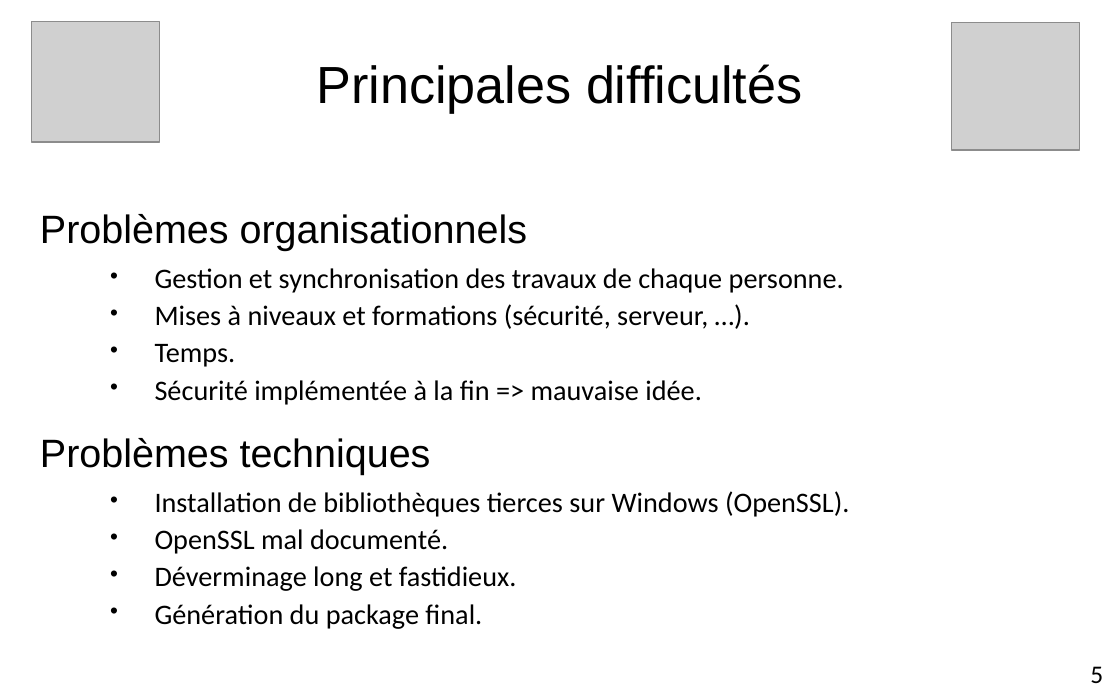
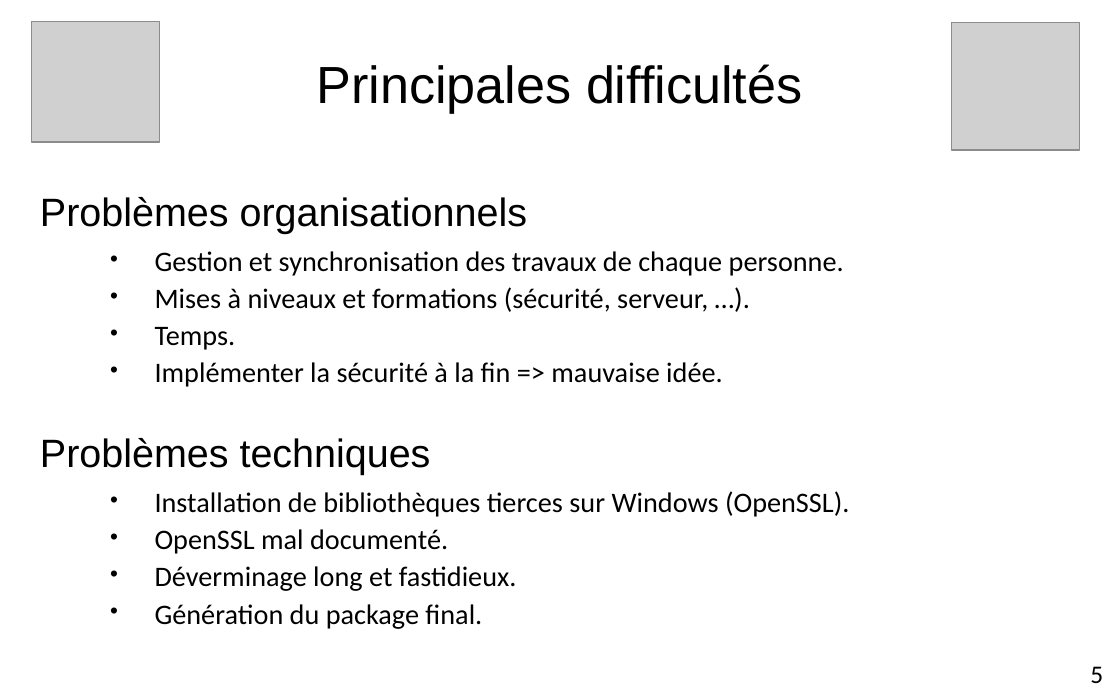
Before and after one commit to edri/ProjetChat2015, a slide deck: slide 6 of Documentation/Présentation/Projet de semestre.pptx. Drawn at 1120x700 pixels with LibreOffice and Linux fonts; fonts in the diff are those of the drawing; grey boxes stand for pictures; background and template pictures are left out. Boxes give left, top, right and bottom in pixels: in the first picture for what was removed or moved away, otherwise in the second. Text is boxed around its words. In the diff, an @@ line names an element or a change of style, - is before the commit and + after.

Commit message:
Màj de la présentation.

```diff
--- a/Documentation/Présentation/Projet de semestre.pptx
+++ b/Documentation/Présentation/Projet de semestre.pptx
@@ title "Problèmes organisationnels": place and size @@
-title "Problèmes organisationnels" at <box>40,214,527,251</box>
+title "Problèmes organisationnels" at <box>40,197,527,234</box>
@@ text "Gestion et synchronisation des travaux ...": place and size @@
-text "Gestion et synchronisation des travaux ..." at <box>155,268,844,405</box>
+text "Gestion et synchronisation des travaux ..." at <box>155,251,844,387</box>
@@ text at <box>155,362,723,387</box>: text changed @@
-• Sécurité implémentée à la fin => mauvaise idée.
+• Implémenter la sécurité à la fin => mauvaise idée.
```
Also in this commit, not shown: 3 other slides changed, 2 other files.
